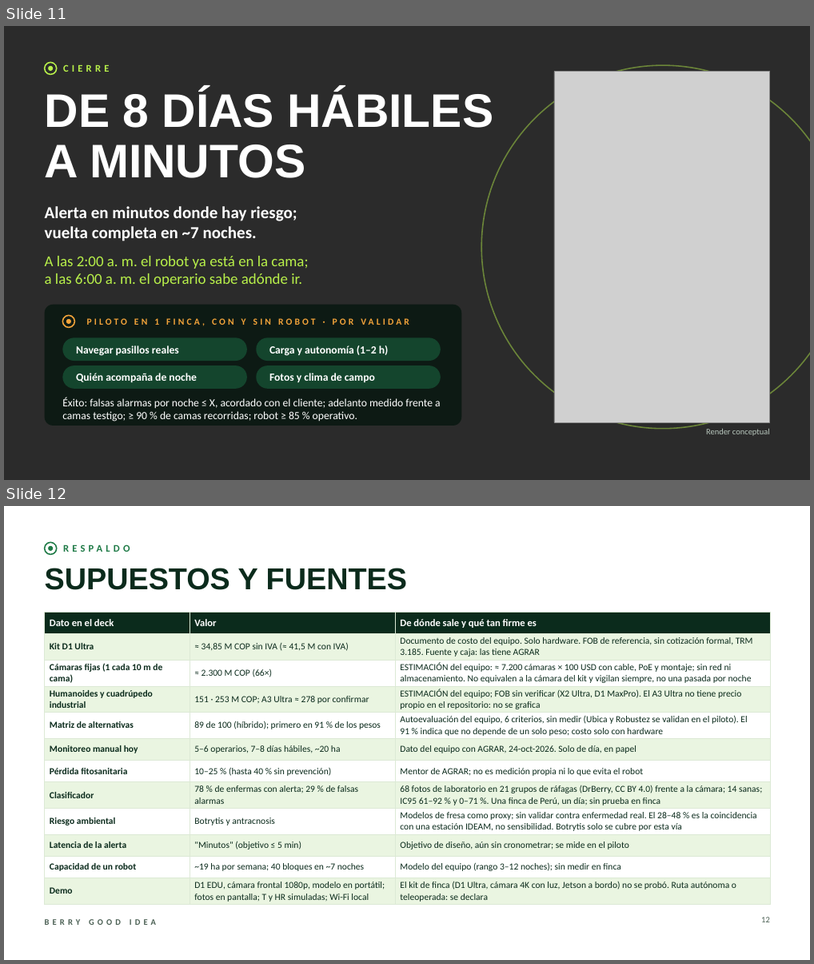
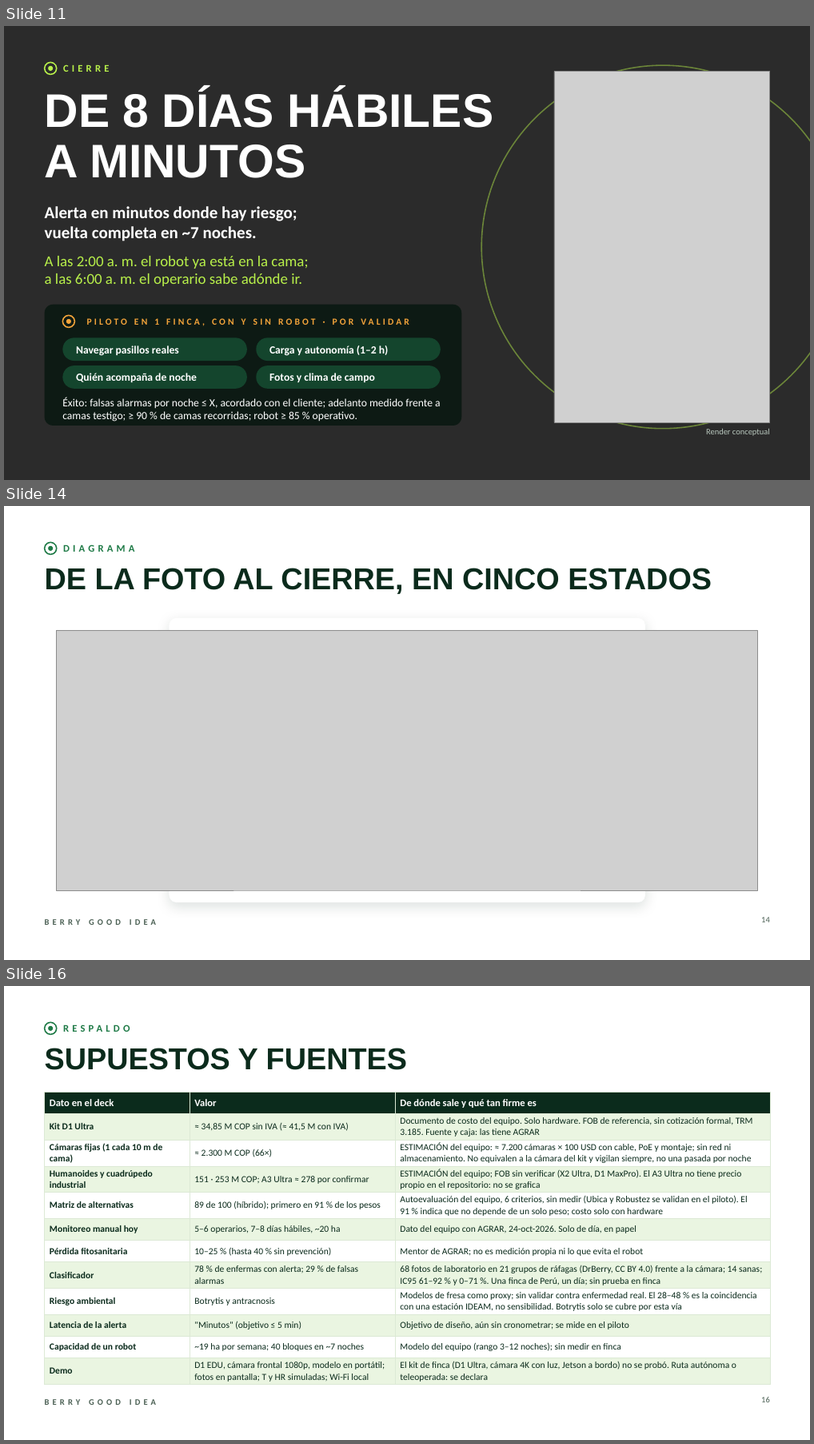
Before and after one commit to SantiagoSantafe/sabanahack2027, a slide deck: presentacion/BerryGoodIdea_pitch.pptx. Shown one above the other, each under a label of ours: slides 11 and 12 before the commit, slides 11, 14 and 16 after it; the slides between them are not shown. The pictures are 814x964 and 814x1444 pixels, drawn with LibreOffice and Linux fonts; fonts in the diff are those of the drawing; grey boxes stand for pictures; background and template pictures are left out; a plain dark background stands for a picture behind light text. Boxes give left, top, right and bottom in pixels: in the first picture for what was removed or moved away, otherwise in the second. Text is boxed around its words. In the diff, an @@ line names an element or a change of style, - is before the commit and + after.

```diff
--- a/presentacion/BerryGoodIdea_pitch.pptx
+++ b/presentacion/BerryGoodIdea_pitch.pptx
@@ slide 14 added at bbox=[4, 506, 810, 960], background picture (left out); not listed: 1 template element that a slide beside it also shows @@
@@ ellipse added at bbox=[45, 542, 57, 554], outline #1E7A46 1.5 pt @@
@@ ellipse added at bbox=[48, 546, 53, 551], fill #1E7A46 @@
@@ text added at bbox=[63, 544, 134, 552], 12 pt, text #1E7A46, bold @@
+DIAGRAMA
@@ title added at bbox=[45, 568, 712, 594], 36 pt, text #0B2B1C, bold @@
+DE LA FOTO AL CIERRE, EN CINCO ESTADOS
@@ rounded rectangle added at bbox=[169, 618, 646, 902], fill #FFFFFF @@
@@ picture added at bbox=[57, 630, 758, 890] @@
@@ page number added at bbox=[762, 916, 770, 922], 10 pt, text #4A5F53 @@
+14
@@ what was slide 12 is now slide 16 @@
@@ page number at bbox=[762, 1396, 770, 1402]: text changed @@
-12
+16
```
Also in this commit, not shown: 3 other slides added, 14 other files.
